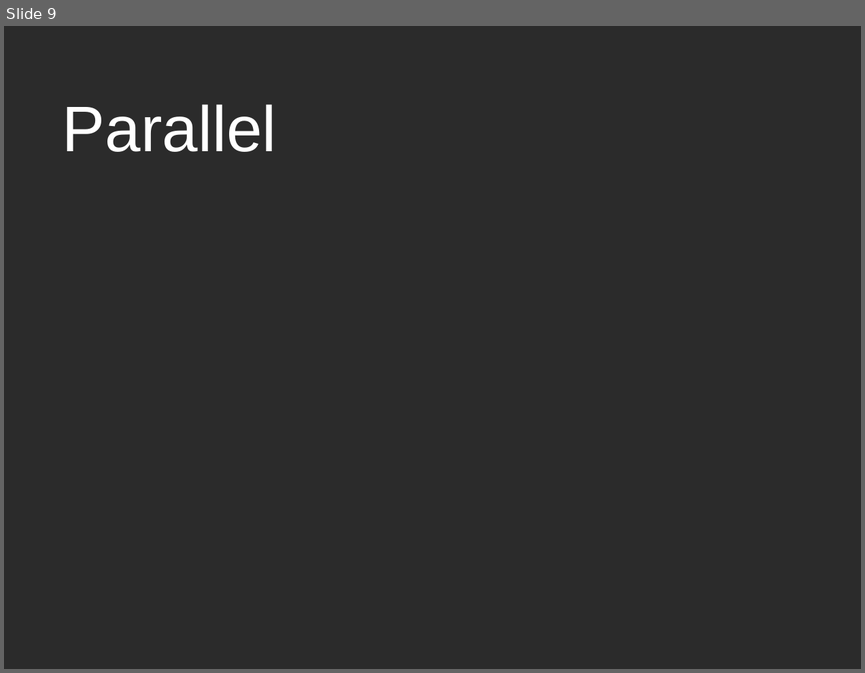
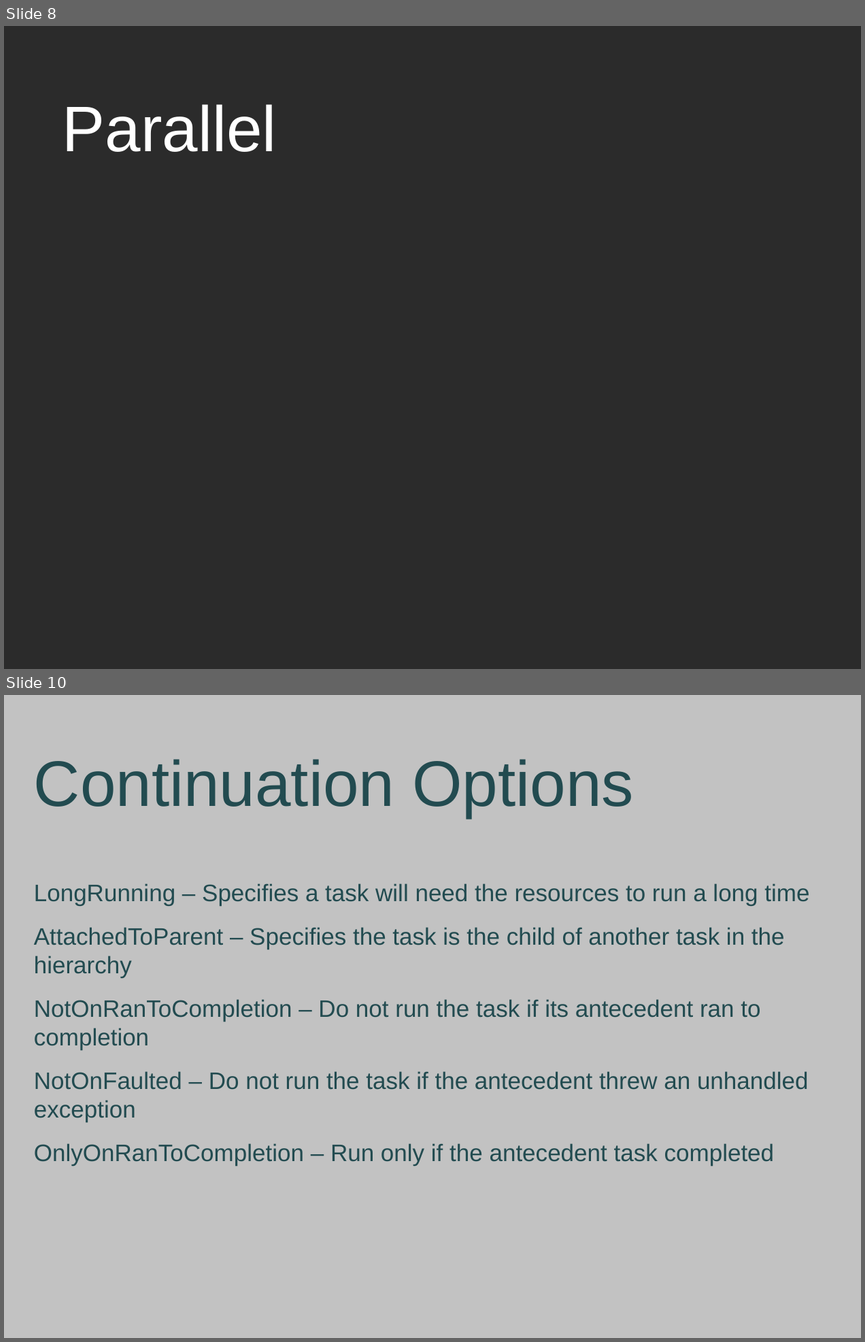
Before and after one commit to cerikpete/asynchdemo, a slide deck: docs/asynch.ppt. Shown one above the other, each under a label of ours: slide 9 before the commit, slides 8 and 10 after it; the slides between them are not shown. The pictures are 865x673 and 865x1342 pixels, drawn with LibreOffice and Linux fonts; fonts in the diff are those of the drawing; background and template pictures are left out; a plain dark background stands for a picture behind light text. Boxes give left, top, right and bottom in pixels: in the first picture for what was removed or moved away, otherwise in the second. Text is boxed around its words. In the diff, an @@ line names an element or a change of style, - is before the commit and + after.

```diff
--- a/docs/asynch.ppt
+++ b/docs/asynch.ppt
@@ slide 10 added at <box>4,695,861,1338</box>, background #C2C2C2 @@
@@ text added at <box>34,759,809,1166</box>, 20 pt, text #224B50 @@
+Continuation Options
+LongRunning – Specifies a task will need the resources to run a long time
+AttachedToParent – Specifies the task is the child of another task in the hierarchy
+NotOnRanToCompletion – Do not run the task if its antecedent ran to completion
+NotOnFaulted – Do not run the task if the antecedent threw an unhandled exception
+OnlyOnRanToCompletion – Run only if the antecedent task completed
@@ what was slide 9 is now slide 8 @@
```
Also in this commit, not shown: 1 slide changed, 1 other slide added.
